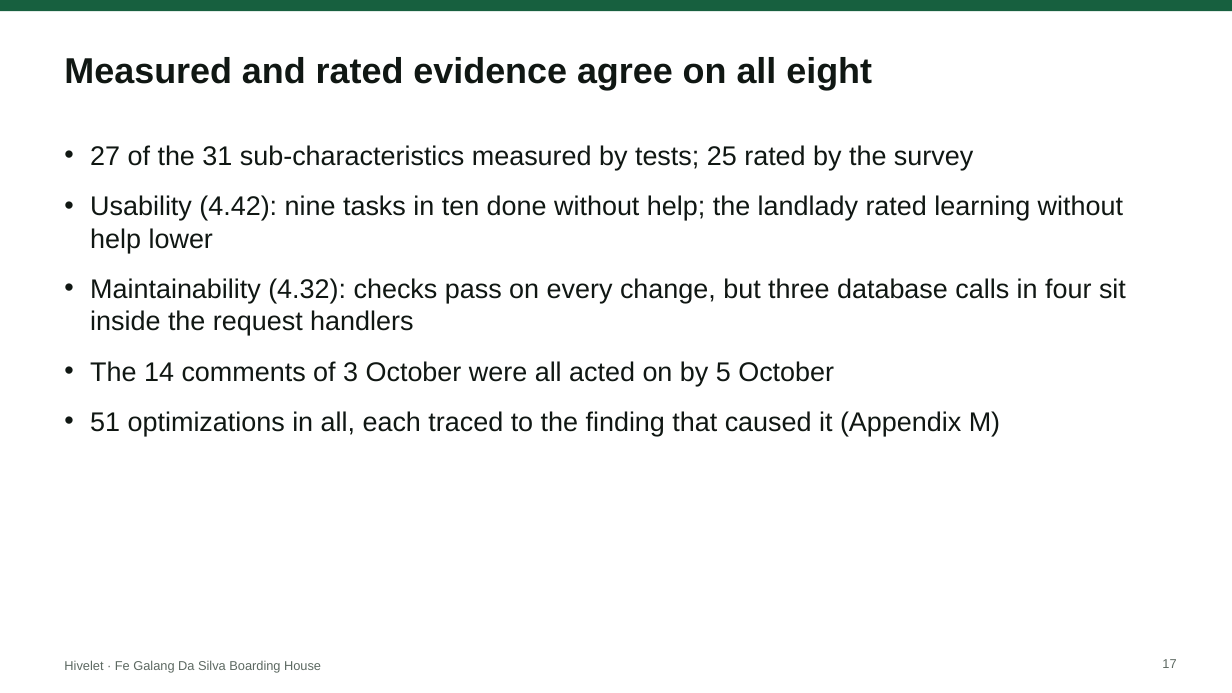
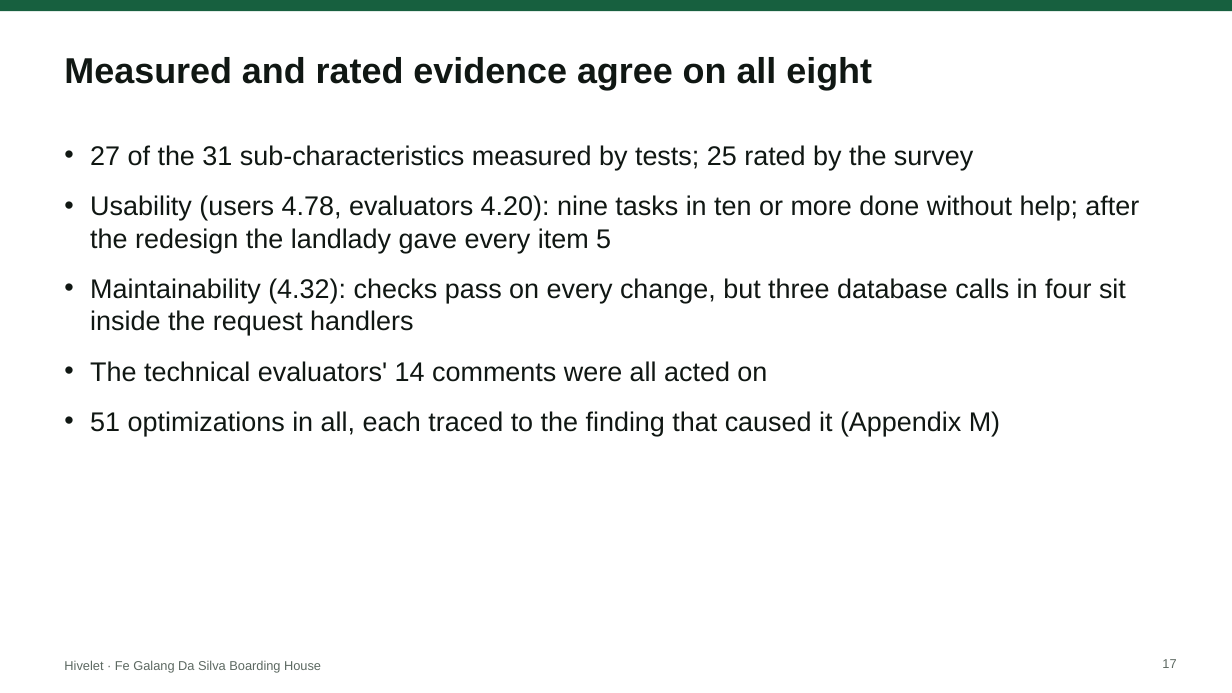
Before and after one commit to SeanJerve/hivelet, a slide deck: slide 17 of FINAL/HIVELET DEFENSE SLIDES.pptx. Drawn at 1232x693 pixels with LibreOffice and Linux fonts; fonts in the diff are those of the drawing. Boxes give left, top, right and bottom in pixels: in the first picture for what was removed or moved away, otherwise in the second. Text is boxed around its words. In the diff, an @@ line names an element or a change of style, - is before the commit and + after.

```diff
--- a/FINAL/HIVELET DEFENSE SLIDES.pptx
+++ b/FINAL/HIVELET DEFENSE SLIDES.pptx
@@ text at (90, 195, 1139, 253): text changed @@
-• Usability (4.42): nine tasks in ten done without help; the landlady rated learning without help lower
+• Usability (users 4.78, evaluators 4.20): nine tasks in ten or more done without help; after the redesign the landlady gave every item 5
@@ text at (90, 361, 767, 382): text changed @@
-• The 14 comments of 3 October were all acted on by 5 October
+• The technical evaluators' 14 comments were all acted on
```
Also in this commit, not shown: 3 other slides changed, 18 other files.
